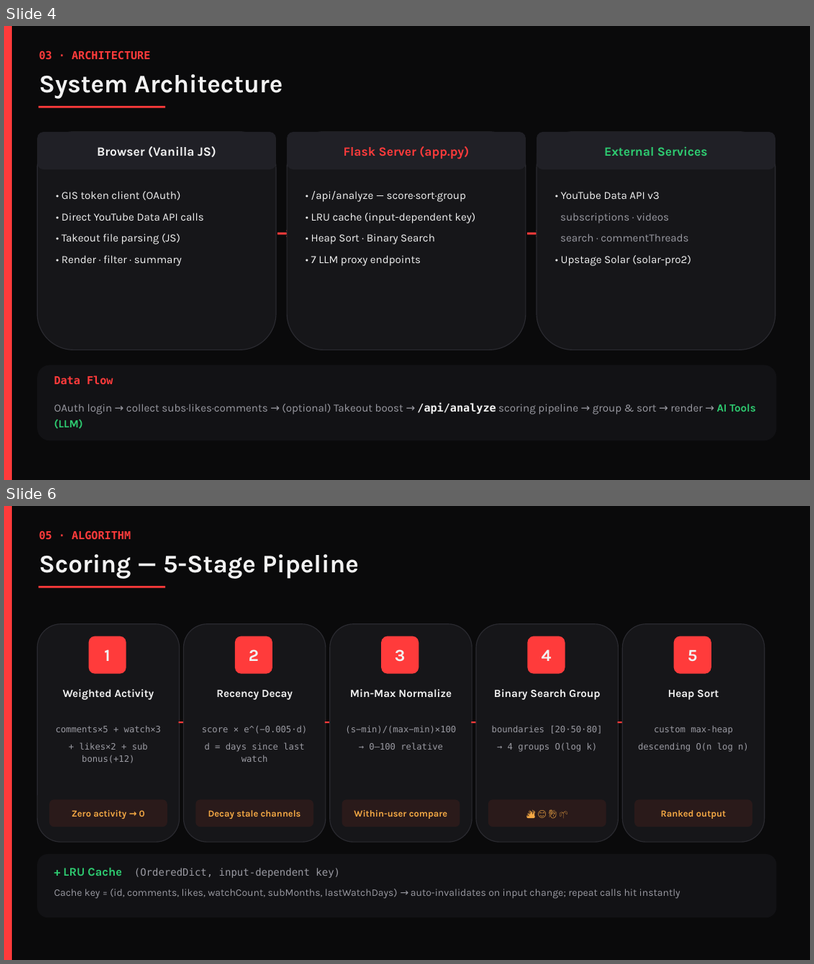
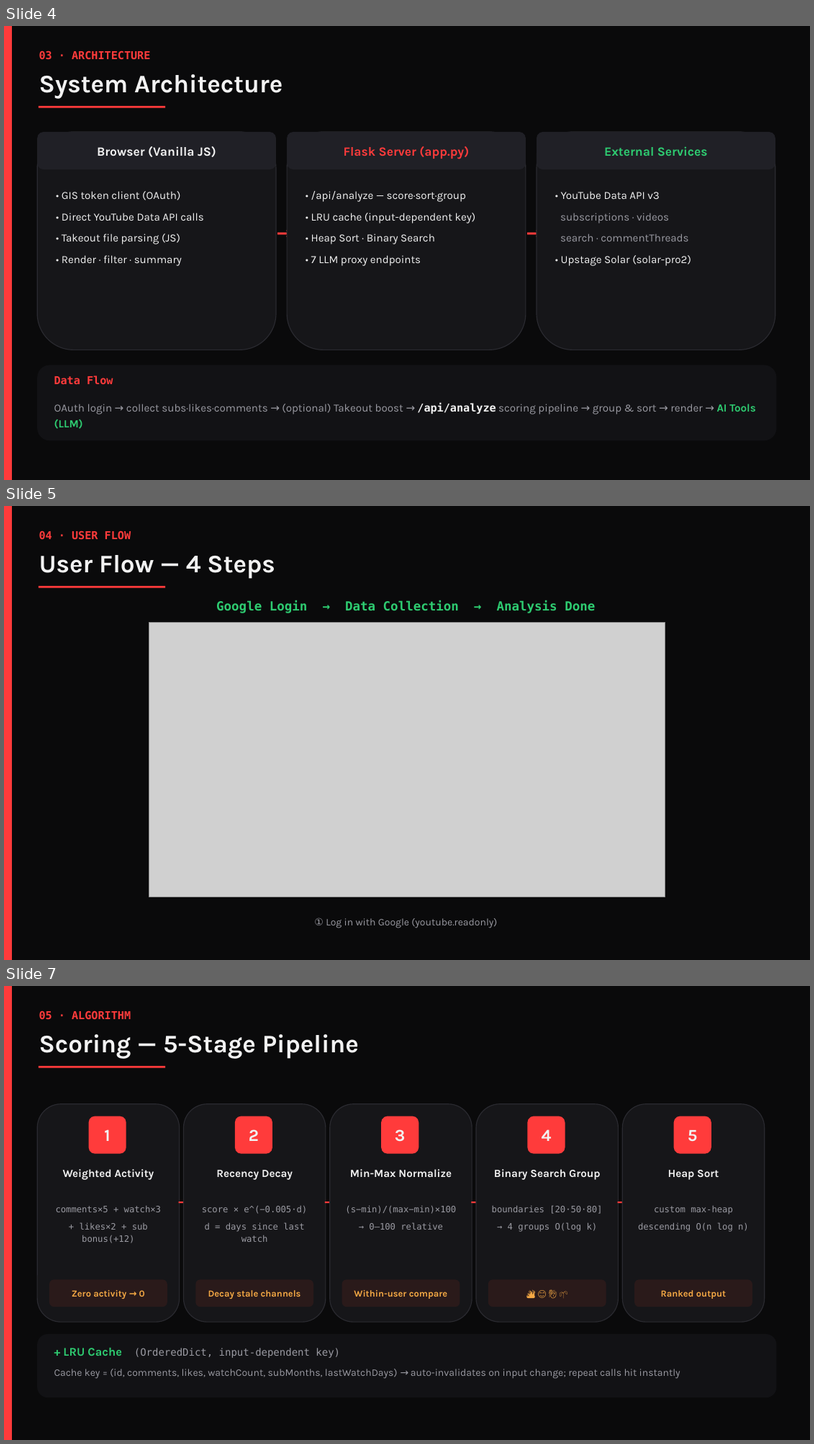
Before and after one commit to HANJUSON/Liberal_algorithm, a slide deck: 구독채널_관심도_분석기_발표.pptx. Shown one above the other, each under a label of ours: slides 4 and 6 before the commit, slides 4, 5 and 7 after it; the slides between them are not shown. The pictures are 814x964 and 814x1444 pixels, drawn with LibreOffice and Linux fonts; fonts in the diff are those of the drawing; grey boxes stand for pictures. Boxes give left, top, right and bottom in pixels: in the first picture for what was removed or moved away, otherwise in the second. Text is boxed around its words. In the diff, an @@ line names an element or a change of style, - is before the commit and + after.

```diff
--- a/구독채널_관심도_분석기_발표.pptx
+++ b/구독채널_관심도_분석기_발표.pptx
@@ slide 5 added at <box>4,506,810,960</box>, background #FFFFFF @@
@@ rectangle added at <box>4,506,810,960</box>, fill #0A0A0B @@
@@ rectangle added at <box>4,506,12,960</box>, fill #FF3B3B @@
@@ text added at <box>39,530,131,540</box>, 13 pt, text #FF3B3B, bold @@
+04 · USER FLOW
@@ text added at <box>39,555,275,579</box>, 30 pt, text #F2F2F2, bold @@
+User Flow — 4 Steps
@@ rectangle added at <box>39,586,165,587</box>, fill #FF3B3B @@
@@ text added at <box>216,601,595,613</box>, 15 pt, text #2ECC71, bold @@
+Google Login → Data Collection → Analysis Done
@@ picture added at <box>149,622,666,896</box> @@
@@ text added at <box>314,917,497,928</box>, 12 pt, text #9A9AA2 @@
+① Log in with Google (youtube.readonly)
@@ what was slide 6 is now slide 7 @@
```
Also in this commit, not shown: 3 slides changed, 1 other slide added.
